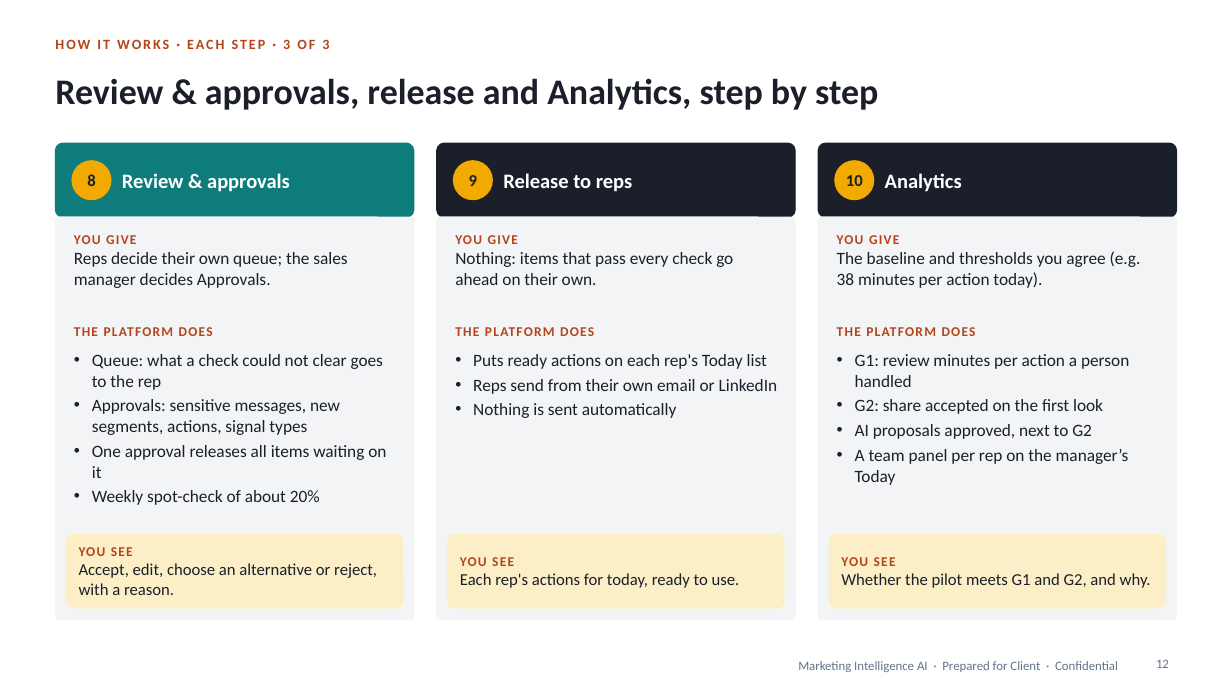
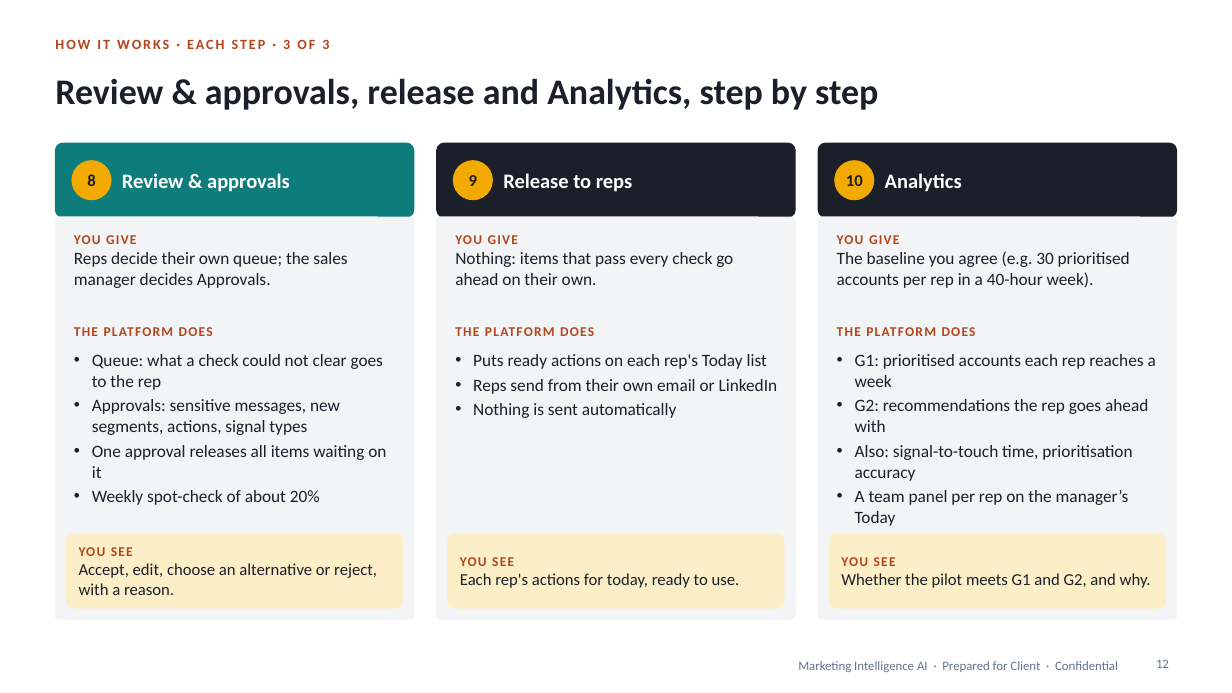
Before and after one commit to shantanusharma-commits/Demand-AI---POC, a slide deck: slide 12 of proposal/Marketing_Intelligence_AI_Pilot_Proposal.pptx. Drawn at 1232x693 pixels with LibreOffice and Linux fonts; fonts in the diff are those of the drawing. Boxes give left, top, right and bottom in pixels: in the first picture for what was removed or moved away, otherwise in the second. Text is boxed around its words. In the diff, an @@ line names an element or a change of style, - is before the commit and + after.

```diff
--- a/proposal/Marketing_Intelligence_AI_Pilot_Proposal.pptx
+++ b/proposal/Marketing_Intelligence_AI_Pilot_Proposal.pptx
@@ text at (x1=837, y1=251, x2=1130, y2=288): text changed @@
-The baseline and thresholds you agree (e.g. 38 minutes per action today).
+The baseline you agree (e.g. 30 prioritised accounts per rep in a 40-hour week).
@@ text at (x1=855, y1=354, x2=1156, y2=481): text changed @@
-• G1: review minutes per action a person handled
-• G2: share accepted on the first look
-• AI proposals approved, next to G2
+• G1: prioritised accounts each rep reaches a week
+• G2: recommendations the rep goes ahead with
+• Also: signal-to-touch time, prioritisation accuracy
```
Also in this commit, not shown: 4 other slides changed, 1 slide added, 2 slides removed, 8 other files.
